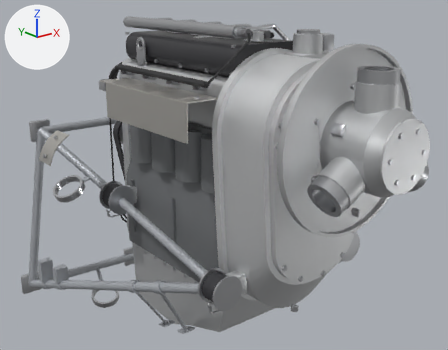
The glTF model models/da40/da40-engine.glb as it was, and as the next commit left it.
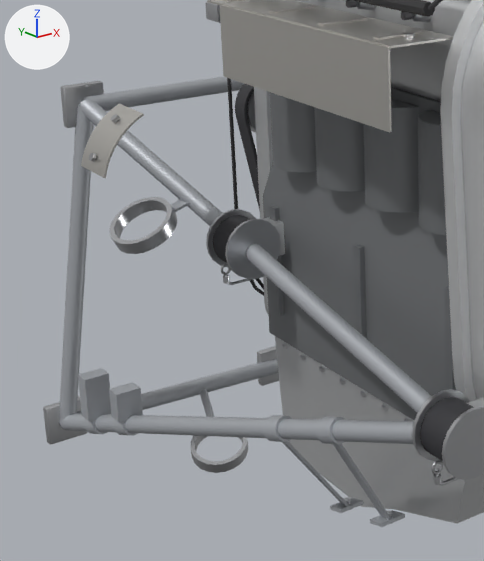
Each version is shown whole from a camera (50 mm lens) standing at (-0.821, -2.655, 1.592) and looking at (-0.006, -1.636, 1.184), then close up on the part from 0% to 52% of the width and 23% to 100% of the height. Every picture has the same lights, and +X, +Y and +Z are marked at upper left. The last two pictures show the newer version. Where no turn or scale is listed for an object, it has been applied to the vertices. Vertices at exactly the same position are counted once.

Names of what the first close-up shows: 'AE300 cylinder block', 'AE300 cylinder head', 'AE300 oil sump', 'AE300 propeller speed reduction gearbox', 'AE300 timing chain cover', 'Engine mount welded brackets', 'Engine mounting frame', 'Engine vibration isolators', 'Exhaust manifold heat shield', 'Glow plug harness', 'Poly-V accessory belt', 'Turbocharger heat shield' and 6 more.
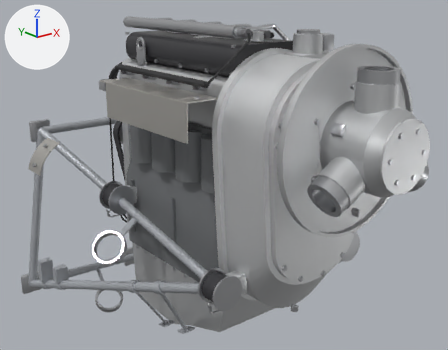
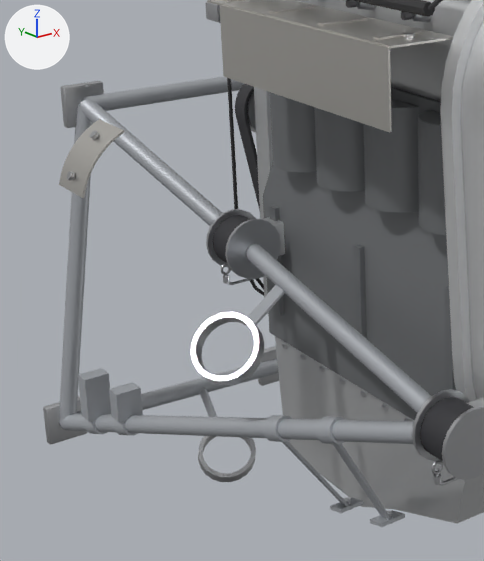
Where the newer file only moved an object's origin or applied its transform, the numbers keep the older frame.

Edits to the bpy script that builds the scene:
```text
Change me_engine_mount_welded_brackets:
    used by ob_engine_mount_welded_brackets; location = (0.001, -1.442, 1.065)
    remove me_engine_mount_welded_brackets.from_pydata(...)  # 796 vertices, 1508 faces; spans x -0.303..0.303, y -0.245..0.245, z -0.316..0.316
    add me_engine_mount_welded_brackets.from_pydata(...)  # 796 vertices, 1508 faces; spans x -0.303..0.303, y -0.245..0.245, z -0.325..0.316
    me_engine_mount_welded_brackets part 1: the loose piece of 80 vertices spanning x -0.282..-0.209, y 0.047..0.123, z 0.039..0.089 is multiplied about its middle by the matrix ((0.908, -0.314, -0.277), (0.262, 0.942, -0.211), (0.327, 0.119, 0.937)), then moved by (-0.003, -0.189, -0.084)
    me_engine_mount_welded_brackets part 2: the loose piece of 80 vertices spanning x -0.159..-0.083, y 0.143..0.219, z -0.316..-0.274 is multiplied about its middle by the matrix ((0.356, -0.826, -0.436), (0.834, 0.492, -0.25), (0.421, -0.275, 0.864)), then moved by (0.0, -0.02, -0.002)
    me_engine_mount_welded_brackets part 3
    me_engine_mount_welded_brackets.vertices[560].co: (-0.187, 0.073, 0.086) -> (-0.162, -0.092, 0.029)
    me_engine_mount_welded_brackets.vertices[561].co: (-0.214, 0.074, 0.077) -> (-0.218, -0.105, -0.002)
    me_engine_mount_welded_brackets.vertices[562].co: (-0.213, 0.074, 0.074) -> (-0.217, -0.105, -0.004)
    me_engine_mount_welded_brackets.vertices[563].co: (-0.186, 0.073, 0.084) -> (-0.161, -0.092, 0.027)
    me_engine_mount_welded_brackets.vertices[564].co: (-0.212, 0.092, 0.074) -> (-0.22, -0.088, -0.006)  # not seen -> pixel (243, 324)
    me_engine_mount_welded_brackets.vertices[565].co: (-0.185, 0.091, 0.084) -> (-0.164, -0.075, 0.025)
    me_engine_mount_welded_brackets.vertices[566].co: (-0.213, 0.092, 0.077) -> (-0.221, -0.088, -0.003)  # not seen -> pixel (242, 322)
    me_engine_mount_welded_brackets.vertices[567].co: (-0.186, 0.091, 0.087) -> (-0.166, -0.075, 0.028)
    me_engine_mount_welded_brackets part 4
    me_engine_mount_welded_brackets.vertices[568].co: (-0.122, 0.212, -0.223) -> (-0.122, 0.213, -0.221)  # pixel (204, 389) -> pixel (203, 388)
    me_engine_mount_welded_brackets.vertices[569].co: (-0.123, 0.19, -0.261) -> (-0.122, 0.176, -0.265)
    me_engine_mount_welded_brackets.vertices[570].co: (-0.12, 0.19, -0.261) -> (-0.119, 0.176, -0.265)
    me_engine_mount_welded_brackets.vertices[571].co: (-0.119, 0.212, -0.223) -> (-0.119, 0.213, -0.221)  # pixel (206, 388) -> pixel (205, 387)
    me_engine_mount_welded_brackets.vertices[572].co: (-0.12, 0.206, -0.27) -> (-0.12, 0.19, -0.276)
    me_engine_mount_welded_brackets.vertices[573].co: (-0.12, 0.227, -0.232) -> (-0.119, 0.226, -0.233)
    me_engine_mount_welded_brackets.vertices[574].co: (-0.123, 0.206, -0.27) -> (-0.122, 0.19, -0.276)
    me_engine_mount_welded_brackets.vertices[575].co: (-0.123, 0.227, -0.232) -> (-0.122, 0.226, -0.233)  # not seen -> pixel (199, 392)
Change ob_turbocharger_heat_shield:
    ob_turbocharger_heat_shield.location: (-0.296, -1.409, 1.247) -> (-0.341, -1.461, 1.247)
```

What differs and where, as boxes [x1, y1, x2, y2] in the close-ups (484 x 561 px; the box of a moved part takes in the faces that stretch with it):
'Engine mount welded brackets', reshaped: before [78, 197, 405, 527]; after [78, 285, 405, 527]
'Turbocharger heat shield', moved: before [81, 104, 144, 178]; after [59, 119, 125, 198]
part 1 of me_engine_mount_welded_brackets, moved or reshaped: before [109, 197, 177, 254]; after [191, 312, 264, 385]
part 2 of me_engine_mount_welded_brackets, moved or reshaped: before [191, 435, 248, 473]; after [198, 436, 256, 482]
part 3 of me_engine_mount_welded_brackets, moved or reshaped (mostly hidden before): before [171, 199, 189, 212]; after [244, 285, 285, 325]
part 4 of me_engine_mount_welded_brackets, moved or reshaped: before [200, 389, 215, 417]; after [200, 387, 217, 417]
